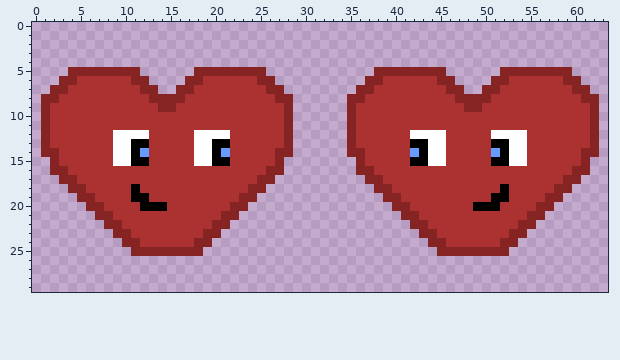
A pixel-art sprite gets an edit: HeartlessMaze/Assets/Sprites/menu-arrows.png. The picture above was drawn from the file before the commit.
The file is 64x30 pixels.
The same view after the edit:
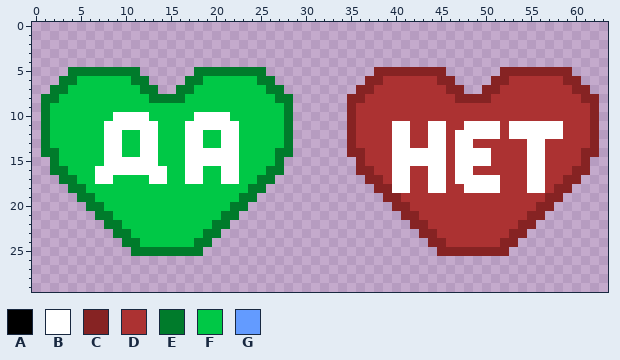
Palette (. is transparent): A #000000  B #ffffff  C #862323  D #ac3232  E #007b2b  F #00c846  G #639bff
Commit message: unfinished pause menu arrows
Change:
@@ x 0..63 @@
  4 ................................................................
- 5 ....CCCCCCCC......CCCCCCCC............CCCCCCCC......CCCCCCCC....
- 6 ...CCDDDDDDCC....CCDDDDDDCC..........CCDDDDDDCC....CCDDDDDDCC...
- 7 ..CCDDDDDDDDCC..CCDDDDDDDDCC........CCDDDDDDDDCC..CCDDDDDDDDCC..
- 8 .CCDDDDDDDDDDCCCCDDDDDDDDDDCC......CCDDDDDDDDDDCCCCDDDDDDDDDDCC.
- 9 .CDDDDDDDDDDDDCCDDDDDDDDDDDDC......CDDDDDDDDDDDDCCDDDDDDDDDDDDC.
-10 .CDDDDDDDDDDDDDDDDDDDDDDDDDDC......CDDDDDDDDDDDDDDDDDDDDDDDDDDC.
-11 .CDDDDDDDDDDDDDDDDDDDDDDDDDDC......CDDDDDDDDDDDDDDDDDDDDDDDDDDC.
-12 .CDDDDDDDBBBBDDDDDBBBBDDDDDDC......CDDDDDDBBBBDDDDDBBBBDDDDDDDC.
-13 .CDDDDDDDBBAADDDDDBBAADDDDDDC......CDDDDDDAABBDDDDDAABBDDDDDDDC.
-14 .CCDDDDDDBBAGDDDDDBBAGDDDDDCC......CCDDDDDGABBDDDDDGABBDDDDDDCC.
-15 ..CDDDDDDBBAADDDDDBBAADDDDDC........CDDDDDAABBDDDDDAABBDDDDDDC..
-16 ..CCDDDDDDDDDDDDDDDDDDDDDDCC........CCDDDDDDDDDDDDDDDDDDDDDDCC..
-17 ...CCDDDDDDDDDDDDDDDDDDDDCC..........CCDDDDDDDDDDDDDDDDDDDDCC...
-18 ....CCDDDDDADDDDDDDDDDDDCC............CCDDDDDDDDDDDDADDDDDCC....
-19 .....CCDDDDAADDDDDDDDDDCC..............CCDDDDDDDDDDAADDDDCC.....
-20 ......CCDDDDAAADDDDDDDCC................CCDDDDDDDAAADDDDCC......
-21 .......CCDDDDDDDDDDDDCC..................CCDDDDDDDDDDDDCC.......
-22 ........CCDDDDDDDDDDCC....................CCDDDDDDDDDDCC........
-23 .........CCDDDDDDDDCC......................CCDDDDDDDDCC.........
-24 ..........CCDDDDDDCC........................CCDDDDDDCC..........
-25 ...........CCCCCCCC..........................CCCCCCCC...........
+ 5 ....EEEEEEEE......EEEEEEEE............CCCCCCCC......CCCCCCCC....
+ 6 ...EEFFFFFFEE....EEFFFFFFEE..........CCDDDDDDCC....CCDDDDDDCC...
+ 7 ..EEFFFFFFFFEE..EEFFFFFFFFEE........CCDDDDDDDDCC..CCDDDDDDDDCC..
+ 8 .EEFFFFFFFFFFEEEEFFFFFFFFFFEE......CCDDDDDDDDDDCCCCDDDDDDDDDDCC.
+ 9 .EFFFFFFFFFFFFFFFFFFFFFFFFFFE......CDDDDDDDDDDDDDDDDDDDDDDDDDDC.
+10 .EFFFFFFFBBBBFFFFFBBBBFFFFFFE......CDDDDDDDDDDDDDDDDDDDDDDDDDDC.
+11 .EFFFFFFBBBBBBFFFBBBBBBFFFFFE......CDDDDBBDDBBDDBBBBDBBBBBBDDDC.
+12 .EFFFFFFBBFFBBFFFBBFFBBFFFFFE......CDDDDBBDDBBDBBBBBDBBBBBBDDDC.
+13 .EFFFFFFBBFFBBFFFBBFFBBFFFFFE......CDDDDBBDDBBDBBDDDDDDBBDDDDDC.
+14 .EEFFFFFBBFFBBFFFBBBBBBFFFFEE......CCDDDBBBBBBDBBBBDDDDBBDDDDCC.
+15 ..EFFFFFBBBBBBFFFBBBBBBFFFFE........CDDDBBBBBBDBBBBDDDDBBDDDDC..
+16 ..EEFFFBBBBBBBBFFBBFFBBFFFEE........CCDDBBDDBBDBBDDDDDDBBDDDCC..
+17 ...EEFFBBFFFFBBFFBBFFBBFFEE..........CCDBBDDBBDBBBBBDDDBBDDCC...
+18 ....EEFFFFFFFFFFFFFFFFFFEE............CCBBDDBBDDBBBBDDDBBDCC....
+19 .....EEFFFFFFFFFFFFFFFFEE..............CCDDDDDDDDDDDDDDDDCC.....
+20 ......EEFFFFFFFFFFFFFFEE................CCDDDDDDDDDDDDDDCC......
+21 .......EEFFFFFFFFFFFFEE..................CCDDDDDDDDDDDDCC.......
+22 ........EEFFFFFFFFFFEE....................CCDDDDDDDDDDCC........
+23 .........EEFFFFFFFFEE......................CCDDDDDDDDCC.........
+24 ..........EEFFFFFFEE........................CCDDDDDDCC..........
+25 ...........EEEEEEEE..........................CCCCCCCC...........
 26 ................................................................
Where, in picture pixels (left, top, right, bottom), the same in both pictures:
changed: (41, 67, 293, 256)
changed: (392, 103, 563, 211)
